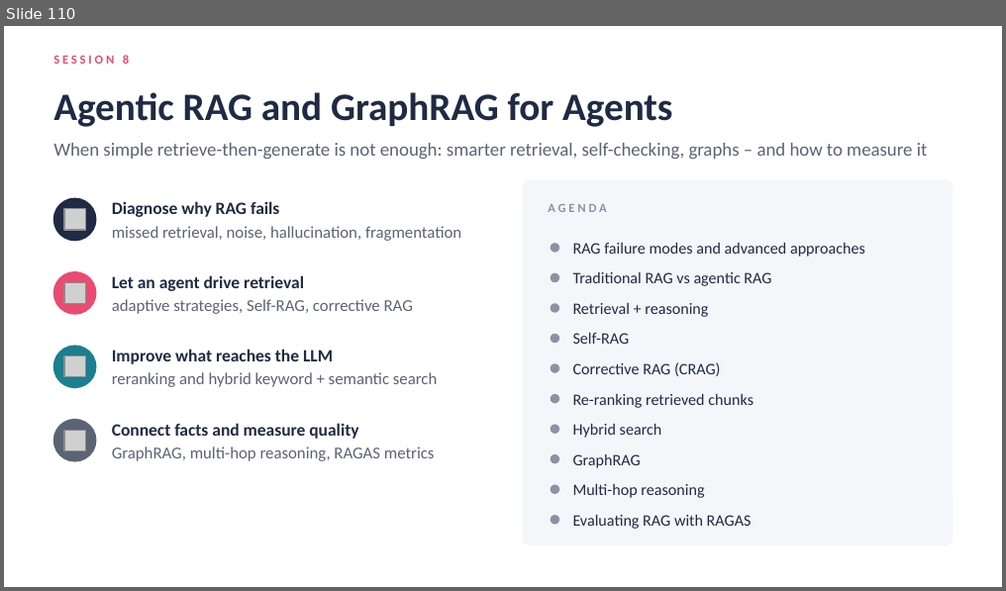
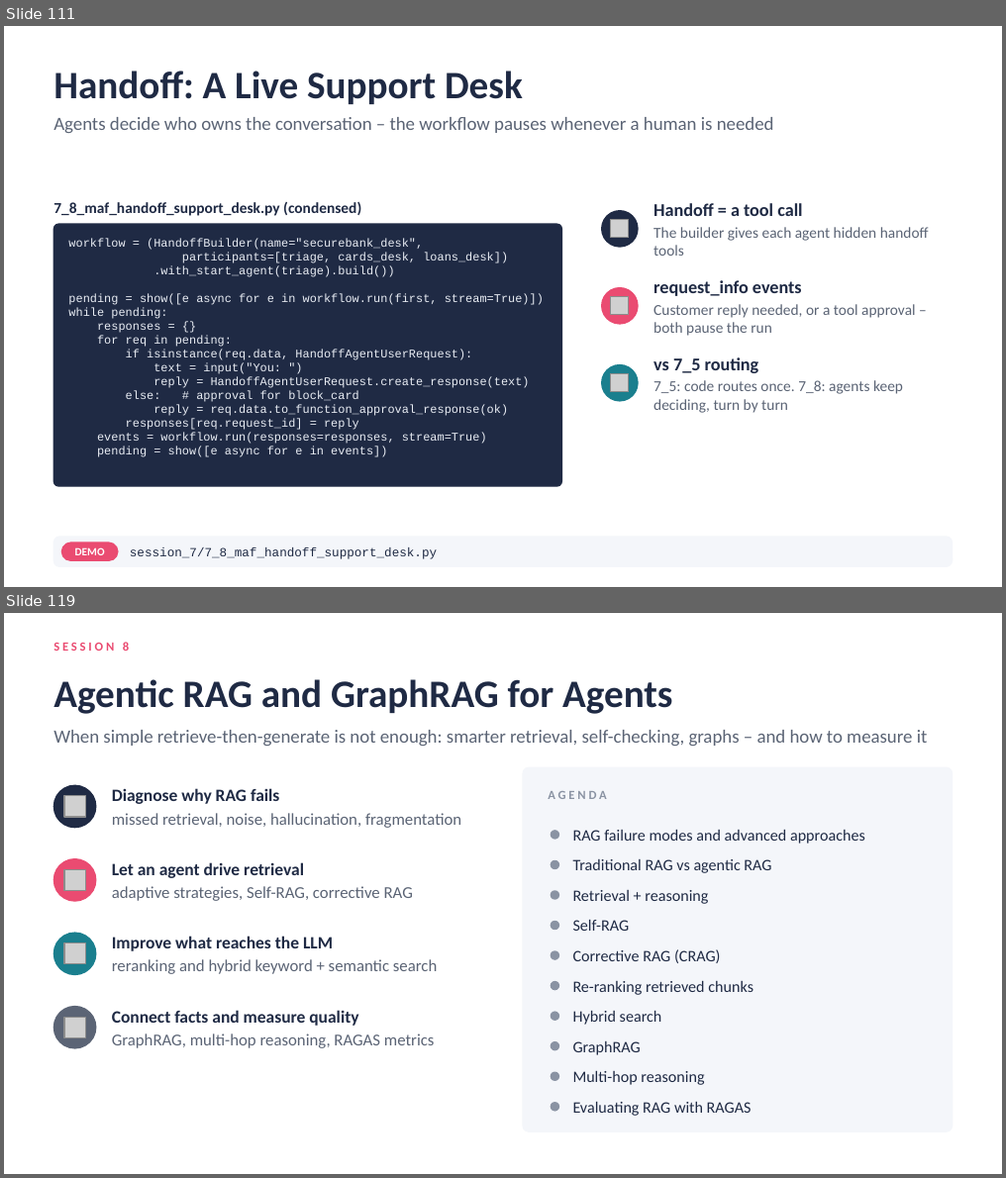
Before and after one commit to atulkahatecdac/agenticai, a slide deck: 16_PGP-Agentic/PGP_Agentic_AI.pptx. Shown one above the other, each under a label of ours: slide 110 before the commit, slides 111 and 119 after it; the slides between them are not shown. The pictures are 1006x591 and 1006x1178 pixels, drawn with LibreOffice and Linux fonts; fonts in the diff are those of the drawing; grey boxes stand for pictures. Boxes give left, top, right and bottom in pixels: in the first picture for what was removed or moved away, otherwise in the second. Text is boxed around its words. In the diff, an @@ line names an element or a change of style, - is before the commit and + after.

```diff
--- a/16_PGP-Agentic/PGP_Agentic_AI.pptx
+++ b/16_PGP-Agentic/PGP_Agentic_AI.pptx
@@ slide 111 added at bbox=[4, 26, 1002, 587], background #FFFFFF @@
@@ title added at bbox=[54, 71, 523, 104], 28 pt, text #1F2A44, bold @@
+Handoff: A Live Support Desk
@@ text added at bbox=[54, 117, 774, 133], 13.5 pt, text #5B6475 @@
+Agents decide who owns the conversation – the workflow pauses whenever a human is needed
@@ text added at bbox=[54, 202, 361, 216], 11 pt, text #1F2A44, bold @@
+7_8_maf_handoff_support_desk.py (condensed)
@@ text added at bbox=[653, 203, 929, 256], 11 pt, text #5B6475 @@
+Handoff = a tool call
+The builder gives each agent hidden handoff tools
@@ rounded rectangle added at bbox=[54, 225, 561, 487], fill #1F2A44, outline #1F2A44 1 pt @@
@@ ellipse added at bbox=[602, 210, 638, 247], fill #1F2A44, outline #1F2A44 1 pt @@
@@ picture added at bbox=[611, 220, 629, 238] @@
@@ text added at bbox=[68, 239, 544, 458], 8.5 pt, text #E8ECF3 @@
+workflow = (HandoffBuilder(name="securebank_desk",
+participants=[triage, cards_desk, loans_desk])
+.with_start_agent(triage).build())
+pending = show([e async for e in workflow.run(first, stream=True)])
+while pending:
+responses = {}
+for req in pending:
+if isinstance(req.data, HandoffAgentUserRequest):
+text = input("You: ")
+reply = HandoffAgentUserRequest.create_response(text)
+else: # approval for block_card
+reply = req.data.to_function_approval_response(ok)
+responses[req.request_id] = reply
+events = workflow.run(responses=responses, stream=True)
+pending = show([e async for e in events])
@@ ellipse added at bbox=[602, 288, 638, 324], fill #EA4B71, outline #EA4B71 1 pt @@
@@ text added at bbox=[653, 280, 916, 336], 11 pt, text #5B6475 @@
+request_info events
+Customer reply needed, or a tool approval – both pause the run
@@ picture added at bbox=[611, 297, 629, 315] @@
@@ ellipse added at bbox=[602, 366, 638, 401], fill #1A7F8E, outline #1A7F8E 1 pt @@
@@ picture added at bbox=[611, 374, 629, 392] @@
@@ text added at bbox=[653, 358, 903, 413], 11 pt, text #5B6475 @@
+vs 7_5 routing
+7_5: code routes once. 7_8: agents keep deciding, turn by turn
@@ rounded rectangle added at bbox=[54, 537, 952, 567], fill #F4F6FA, outline #F4F6FA 1 pt @@
@@ rounded rectangle added at bbox=[61, 543, 118, 561], fill #EA4B71, outline #EA4B71 1 pt @@
@@ text added at bbox=[75, 548, 105, 556], 8 pt, text #FFFFFF, bold @@
+DEMO
@@ text added at bbox=[130, 548, 437, 560], 9 pt, text #1F2A44 @@
+session_7/7_8_maf_handoff_support_desk.py
@@ what was slide 110 is now slide 119 @@
```
Also in this commit, not shown: 4 slides changed, 18 other slides added, 10 slides removed, 31 other files.
